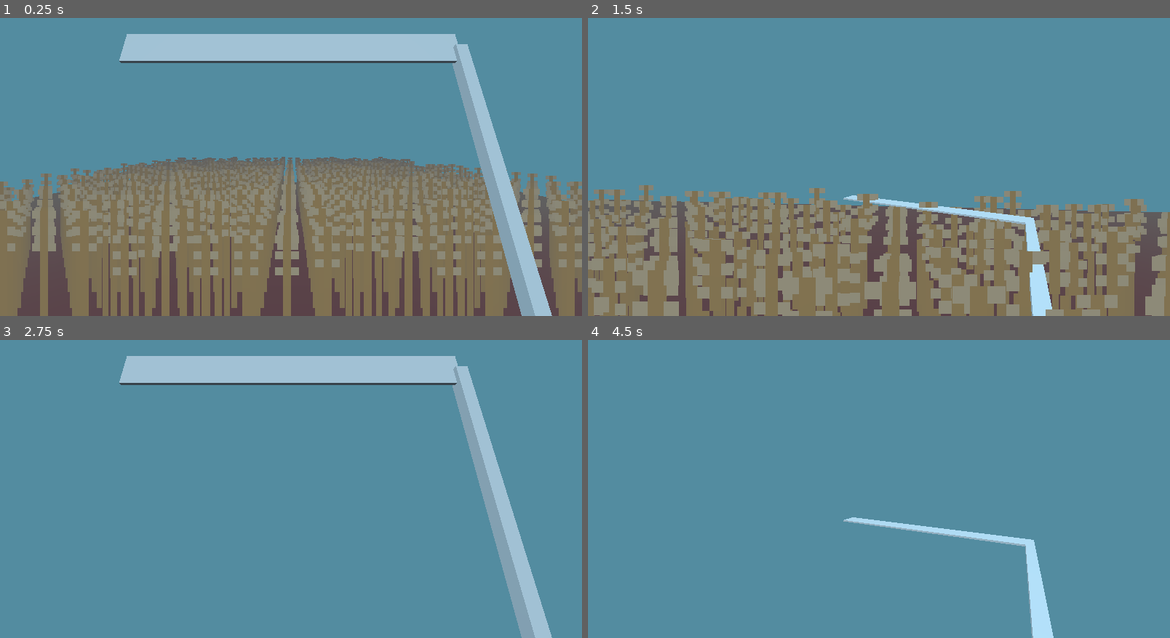
Above: before the commit, frames 1-4 (two rows, left to right).
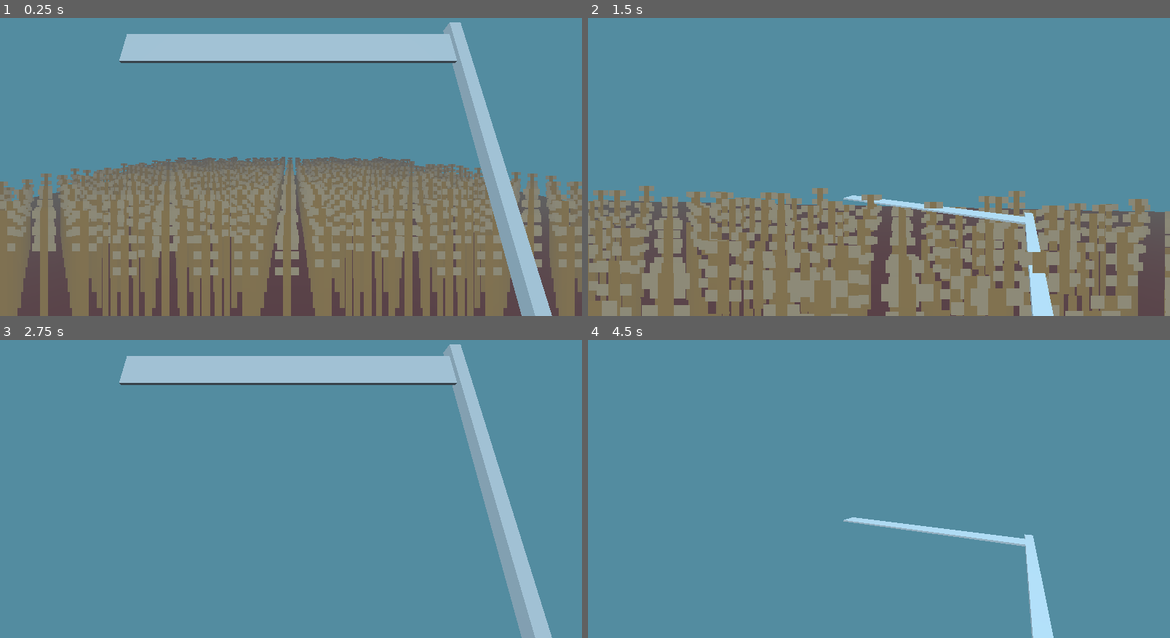
Above: after the commit, the same moments.

Repository: dedekm/ld52
Game: Godot game, scene res://src/Level.tscn
Two runs of this game, one before a commit and one after it. Both use one fixed random seed, a clock stepped at 60 frames per second and the inputs below.
Inputs (mouse positions are in pixels of both pictures, inside the frame that each line leads up to):
- Up to frame 1 (0.25 s): no input
- Up to frame 2 (1.5 s): move the mouse to (908, 143) at 0.52 s; hold Up (ui_up) from 0.53 s (still down); click (908, 143) at 0.67 s; move the mouse to (849, 146) at 1.27 s; click (849, 146) at 1.42 s
- Up to frame 3 (2.75 s): keep holding Up (ui_up); move the mouse to (302, 462) at 2.02 s; click (302, 462) at 2.17 s
- Up to frame 4 (4.5 s): keep holding Up (ui_up); tap Enter at 2.75, 4.25 s; move the mouse to (873, 474) at 2.77 s; click (873, 474) at 2.92 s; tap Space at 3.5 s; move the mouse to (919, 471) at 3.52 s; click (919, 471) at 3.67 s; move the mouse to (832, 465) at 4.27 s; click (832, 465) at 4.42 s

The runs differ from the first frame. In frame 1, 0.2% of the frame differs, in the area x 5-97%, y 1-62%; in frame 2, 23%, in the area x 0-100%, y 56-100%; in frame 3, 0.2%; in frame 4, less than 0.1%.

Commit message:
tweak cutting

Diff:
--- a/src/Player.gd
+++ b/src/Player.gd
@@ -10,13 +10,13 @@
 
 const DEACCEL= 16
 const MAX_SLOPE_ANGLE = 40
-const MOUSE_SENSITIVITY = 0.1
+const MOUSE_SENSITIVITY = 0.09
 
-onready var camera := $Rotation_Helper/Camera
-onready var rotation_helper := $Rotation_Helper
-onready var hands := $Rotation_Helper/Hands
-onready var scythe := $Rotation_Helper/Hands/Scythe
-onready var scythe_ray := $Rotation_Helper/Hands/Scythe/RayCast
+onready var camera := $RotationHelper/Camera
+onready var rotation_helper := $RotationHelper
+onready var hands := $RotationHelper/Hands
+onready var scythe := $RotationHelper/Hands/Scythe
+onready var scythe_ray := $RotationHelper/Hands/Scythe/RayCast
 
 func _ready():
   Input.set_mouse_mode(Input.MOUSE_MODE_CAPTURED)
@@ -34,7 +34,7 @@
     var obj : Object = scythe_ray.get_collider()
 
     if obj.is_in_group("grass"):
-      obj.get_parent().cut(scythe_ray.get_collision_point())
+      obj.get_parent().mow(scythe_ray.get_collision_point())
 
     collisions.append(obj)
     scythe_ray.add_exception(obj)
@@ -109,8 +109,9 @@
 func _input(event):
   if event is InputEventMouseMotion and Input.get_mouse_mode() == Input.MOUSE_MODE_CAPTURED:
     if cutting:
-      hands.rotate_x(deg2rad(event.relative.y * MOUSE_SENSITIVITY * -1))
-      hands.rotate_y(deg2rad(event.relative.x * MOUSE_SENSITIVITY * -1))
+      rotation_helper.rotate_x(deg2rad(event.relative.y * MOUSE_SENSITIVITY * 0.5 * -1))
+      hands.rotate_y(deg2rad(event.relative.x * MOUSE_SENSITIVITY * 0.3 * -1))
+      self.rotate_y(deg2rad(event.relative.x * MOUSE_SENSITIVITY * 0.1 * -1))
     else:
       rotation_helper.rotate_x(deg2rad(event.relative.y * MOUSE_SENSITIVITY * -1))
       self.rotate_y(deg2rad(event.relative.x * MOUSE_SENSITIVITY * -1))
--- a/src/Player.tscn
+++ b/src/Player.tscn
@@ -1,26 +1,32 @@
-[gd_scene load_steps=4 format=2]
+[gd_scene load_steps=5 format=2]
 
 [ext_resource path="res://src/Player.gd" type="Script" id=1]
 [ext_resource path="res://src/Scythe.tscn" type="PackedScene" id=2]
 
 [sub_resource type="CapsuleShape" id=1]
 
+[sub_resource type="CylinderMesh" id=2]
+
 [node name="Player" type="KinematicBody"]
 script = ExtResource( 1 )
 
-[node name="Rotation_Helper" type="Spatial" parent="."]
+[node name="RotationHelper" type="Spatial" parent="."]
 transform = Transform( 1, 0, 0, 0, 1, 0, 0, 0, 1, 0, 2, 0 )
 
-[node name="Camera" type="Camera" parent="Rotation_Helper"]
+[node name="Camera" type="Camera" parent="RotationHelper"]
 transform = Transform( 1, 0, 0, 0, 1, 0, 0, 0, 1, 0, 1, 0 )
-far = 20.0
 
-[node name="Hands" type="Spatial" parent="Rotation_Helper"]
+[node name="Hands" type="Spatial" parent="RotationHelper"]
 transform = Transform( 1, 0, 0, 0, 1, 0, 0, 0, 1, 1, -2, 0 )
 
-[node name="Scythe" parent="Rotation_Helper/Hands" instance=ExtResource( 2 )]
+[node name="Scythe" parent="RotationHelper/Hands" instance=ExtResource( 2 )]
 transform = Transform( 1, 0, 0, 0, 0.939692, 0.34202, 0, -0.34202, 0.939692, 0.5, 2, -1.5 )
 
 [node name="CollisionShape" type="CollisionShape" parent="."]
 transform = Transform( 1, 0, 0, 0, -4.37114e-08, -1, 0, 1, -4.37114e-08, 0, 1.5, 0 )
 shape = SubResource( 1 )
+
+[node name="Body" type="MeshInstance" parent="."]
+transform = Transform( 0.75, 0, 0, 0, 1.5, 0, 0, 0, 0.75, 0, 1.5, 0 )
+cast_shadow = 3
+mesh = SubResource( 2 )
--- a/src/Scythe.tscn
+++ b/src/Scythe.tscn
@@ -1,20 +1,28 @@
-[gd_scene load_steps=3 format=2]
+[gd_scene load_steps=4 format=2]
 
 [sub_resource type="CubeMesh" id=1]
-size = Vector3( 0.1, 3, 0.1 )
+size = Vector3( 0.1, 5, 0.1 )
 
 [sub_resource type="CubeMesh" id=2]
 size = Vector3( 0.3, 3, 0.025 )
 
+[sub_resource type="CubeMesh" id=3]
+size = Vector3( 0.3, 3, 0.3 )
+
 [node name="Scythe" type="Spatial"]
 
 [node name="MeshInstance" type="MeshInstance" parent="."]
-transform = Transform( 1, 0, 0, 0, 1, 0, 0, 0, 1, 0, 0.5, 0 )
+transform = Transform( 1, 0, 0, 0, 1, 0, 0, 0, 1, 0, -0.25, 0 )
 mesh = SubResource( 1 )
 
 [node name="MeshInstance2" type="MeshInstance" parent="."]
 transform = Transform( -4.37114e-08, -1, 0, 1, -4.37114e-08, 0, 0, 0, 1, -1.5, 2, 0 )
 mesh = SubResource( 2 )
+skeleton = NodePath("../MeshInstance")
+
+[node name="MeshInstance3" type="MeshInstance" parent="."]
+transform = Transform( -2.18557e-08, -0.5, 0, -2.18557e-08, 9.55343e-16, -0.5, 0.5, -2.18557e-08, -2.18557e-08, -0.5, -1.5, 0 )
+mesh = SubResource( 3 )
 skeleton = NodePath("../MeshInstance")
 
 [node name="RayCast" type="RayCast" parent="."]
--- a/src/Straw.gd
+++ b/src/Straw.gd
@@ -5,7 +5,7 @@
 func _ready():
   $HitArea.add_to_group("grass")
 
-func cut(point: Vector3):
+func mow(point: Vector3):
   translation.y = point.y - 2.2
   if translation.y < -2:
     translation.y = -2
